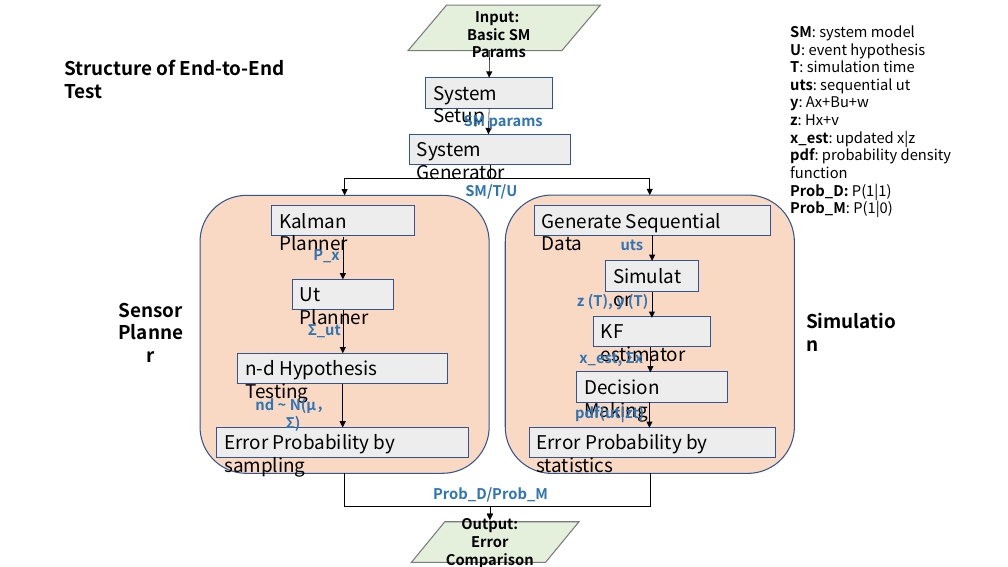
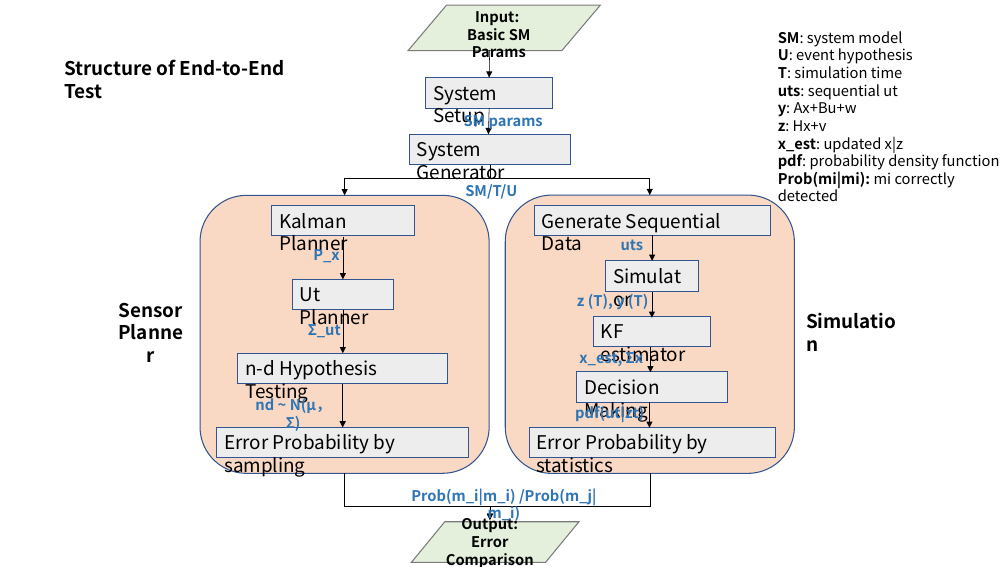
Before and after one commit to zhz03/DARPA_CREATE_Code, a slide deck: slide 1 of Flowchart_of_code.pptx. Drawn at 1008x567 pixels with LibreOffice and Linux fonts; fonts in the diff are those of the drawing. Boxes give left, top, right and bottom in pixels: in the first picture for what was removed or moved away, otherwise in the second. Text is boxed around its words. In the diff, an @@ line names an element or a change of style, - is before the commit and + after.

Commit message:
Update: fix term wrong expression in slides

```diff
--- a/Flowchart_of_code.pptx
+++ b/Flowchart_of_code.pptx
@@ text "SM: system model": place and size @@
-text "SM: system model" at [790,25,951,217]
+text "SM: system model" at [778,31,1000,201]
@@ text at [778,169,955,201]: text changed; bold off @@
-Prob_D: P(1|1)
-Prob_M: P(1|0)
+Prob(mi|mi): mi correctly detected
@@ text at [411,488,596,523]: text changed @@
-Prob_D/Prob_M
+Prob(m_i|m_i) /Prob(m_j|m_i)
```
